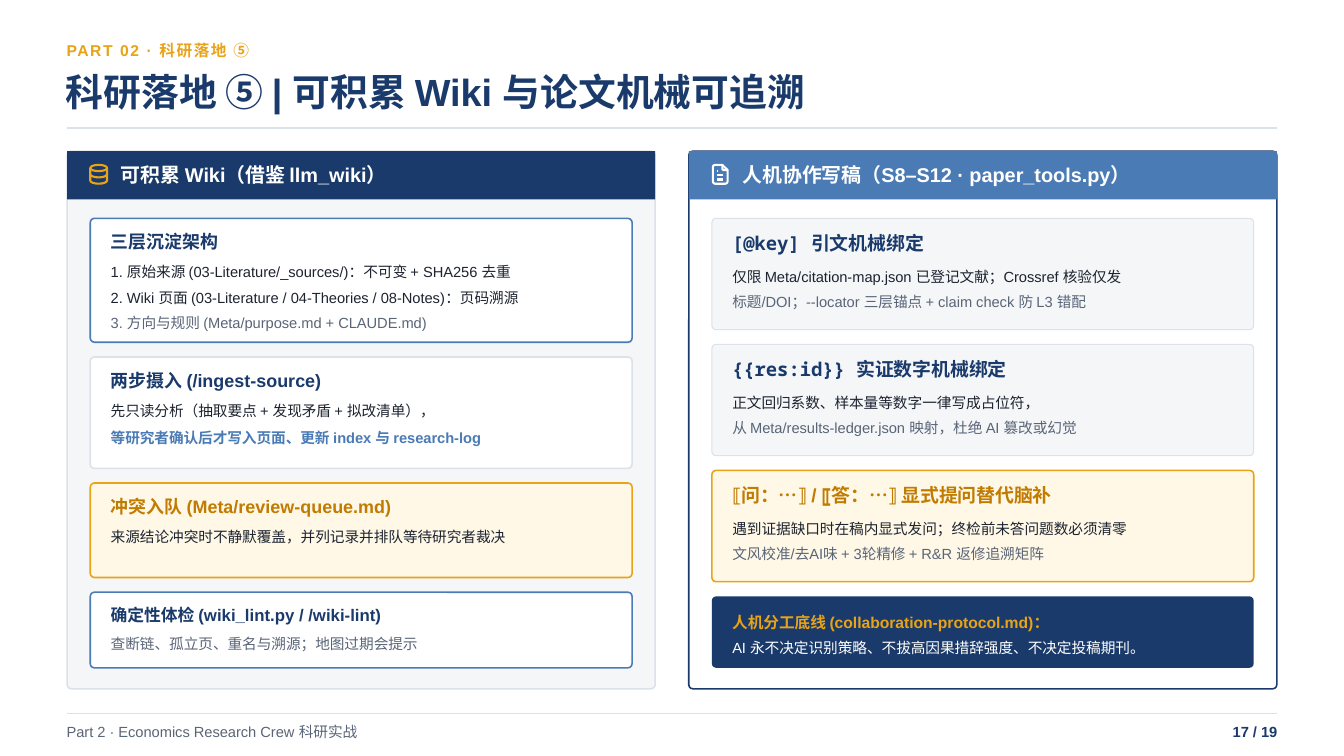
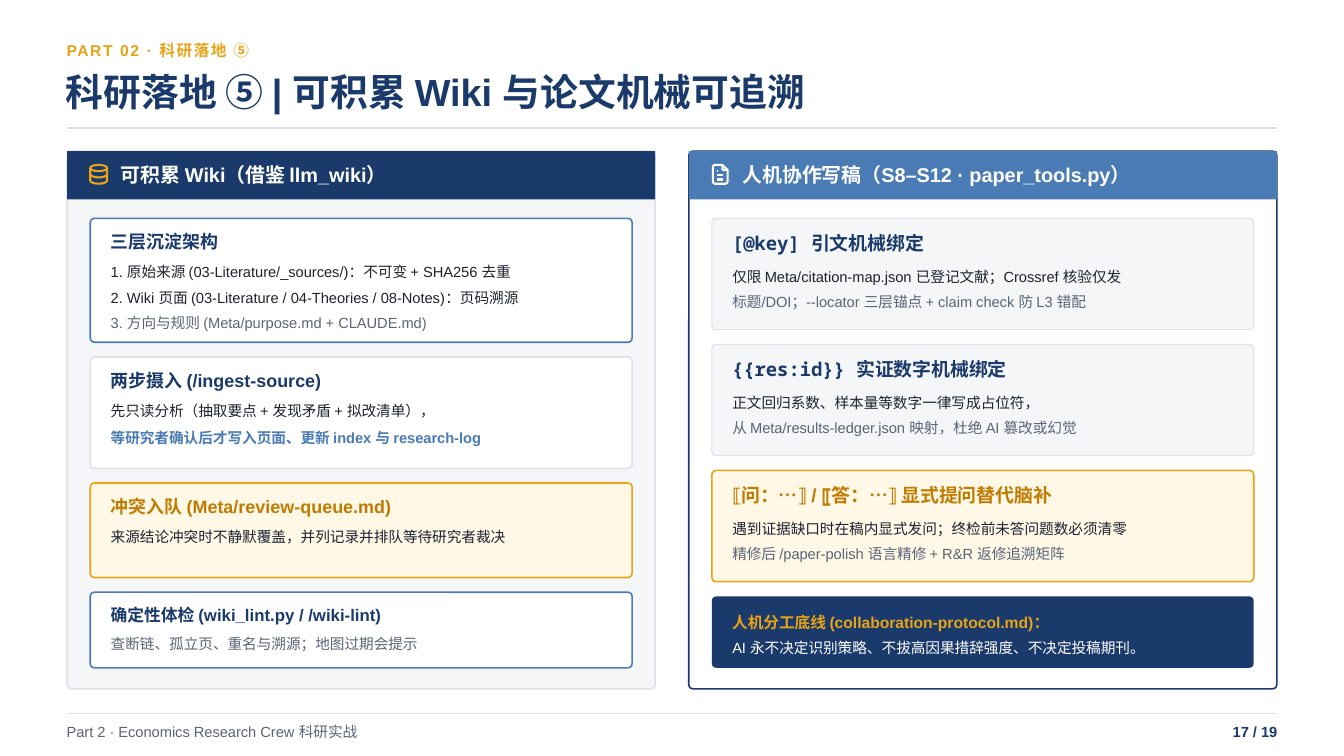
Before and after one commit to shjzzzz/Economics-Research-Crew, a slide deck: slide 17 of Claude_Code_基础与_Economics_Research_Crew_实战.pptx. Drawn at 1344x756 pixels with LibreOffice and Linux fonts; fonts in the diff are those of the drawing. Boxes give left, top, right and bottom in pixels: in the first picture for what was removed or moved away, otherwise in the second. Text is boxed around its words. In the diff, an @@ line names an element or a change of style, - is before the commit and + after.

```diff
--- a/Claude_Code_基础与_Economics_Research_Crew_实战.pptx
+++ b/Claude_Code_基础与_Economics_Research_Crew_实战.pptx
@@ text at box(732, 546, 1065, 562): text changed @@
-文风校准/去AI味 + 3轮精修 + R&R 返修追溯矩阵
+精修后 /paper-polish 语言精修 + R&R 返修追溯矩阵
```
Also in this commit, not shown: 5 other slides changed, 14 other files.
